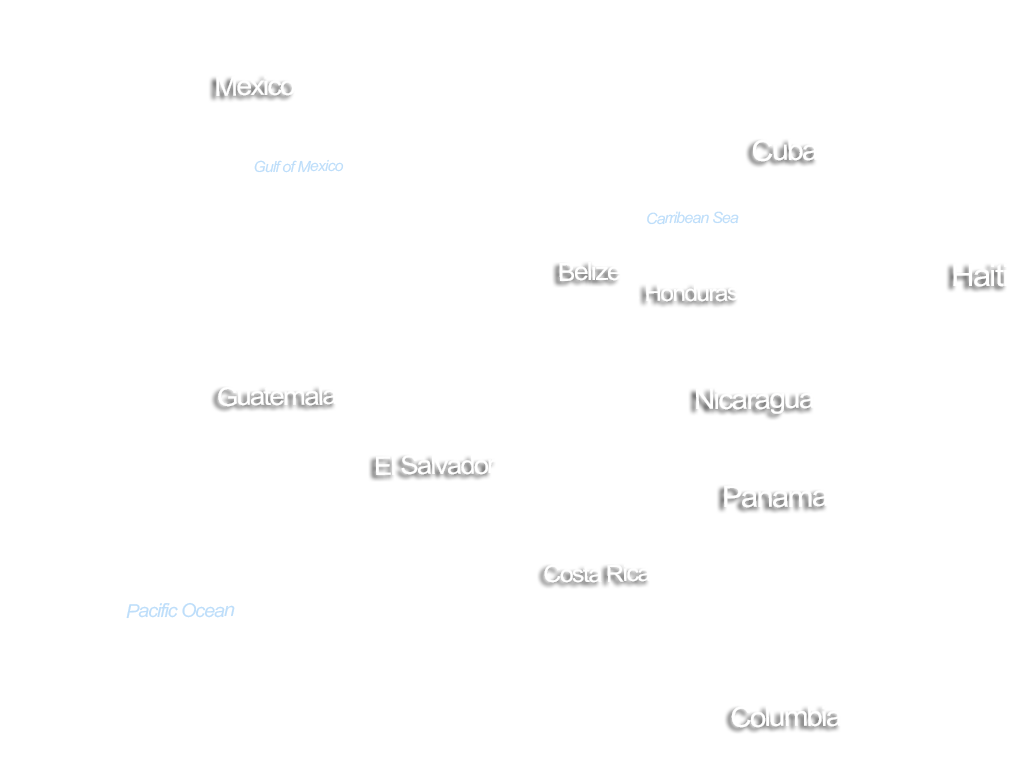
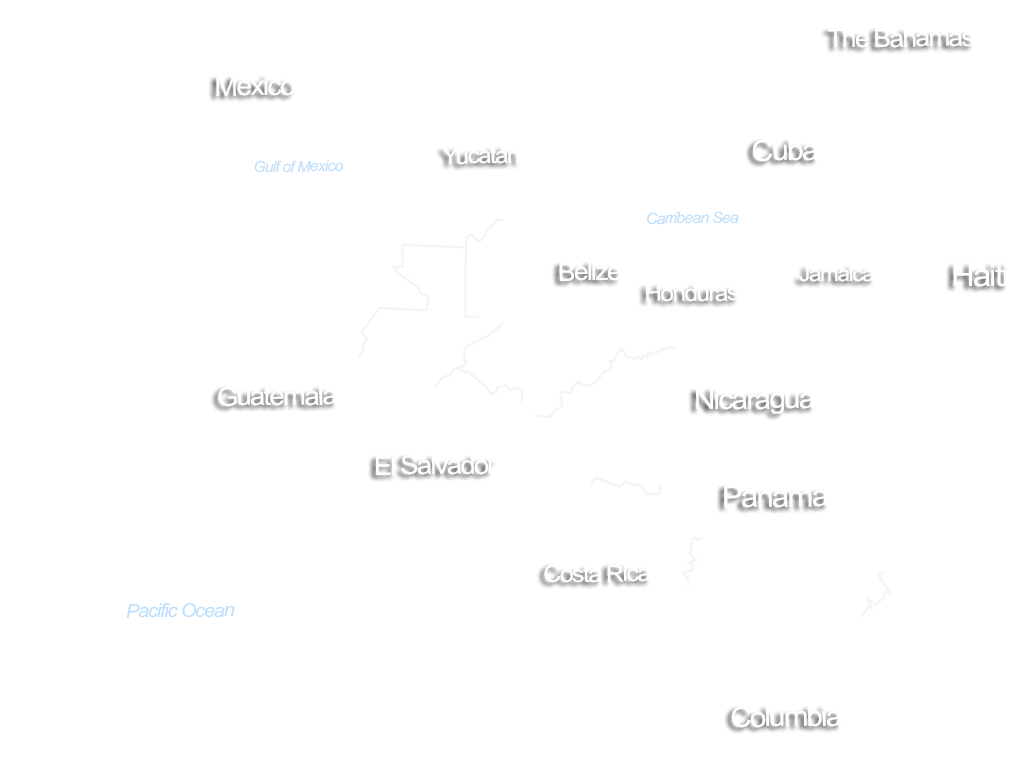
Comparing the layer stacks of the two 1024px x 768px images. Changes:
added layer "Jamaica" (1st of 2) above "Haiti" over bbox(799, 265, 873, 282)
added layer "The Bahamas" above "Cuba" over bbox(828, 29, 973, 48)
added layer "Yucatán" above "Mexico" over bbox(442, 146, 519, 165)
showed "mesoamerica_lines" over bbox(358, 219, 891, 617)
